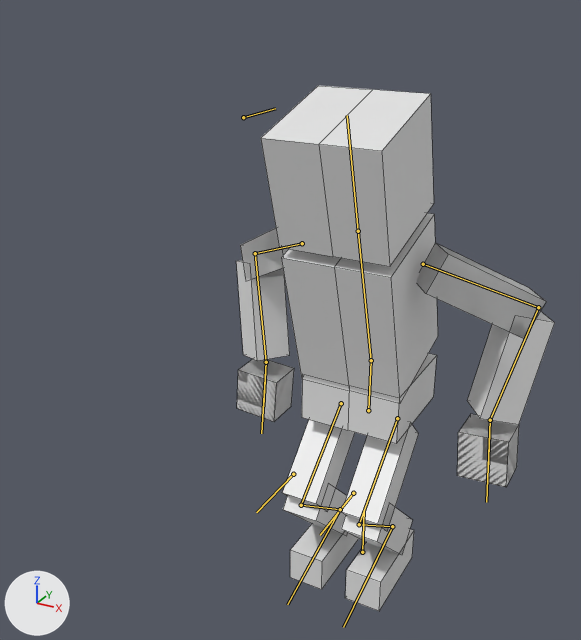
Before and after pictures for a commit that changed the Blender file Robot1.blend.
Before and after are seen from a 50 mm camera at (5.39, -13.05, 1.22) aimed at (-0.56, -2.23, -4.19). Every picture has the same lights, and +X, +Y and +Z are marked at lower left. Both versions are drawn at frame 5 of the action 'Jump'; the numbers are the values there. The bones that bend it are drawn over the model as lines. Mesh edges are drawn as thin lines.
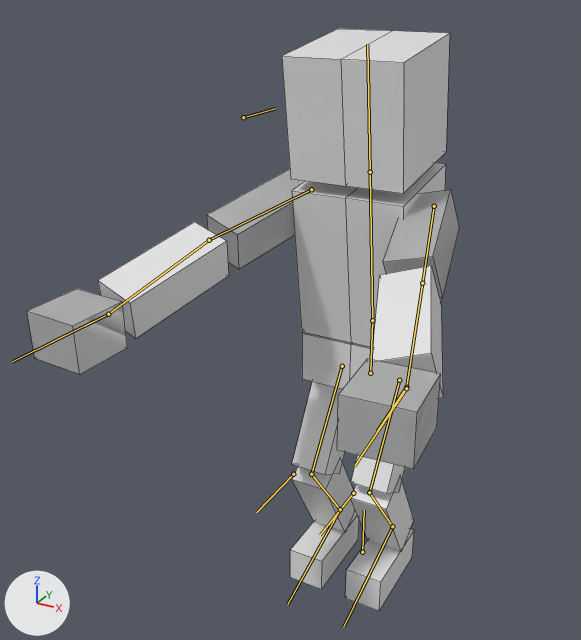
The change, as JSON lines over the scene's bpy script:
```json
{"block": "bone_hip", "where": "bone_hip = bpy.data.objects['アーマチュア'].pose.bones['Hip']  # child of 'Root'"}
{"op": "set", "path": "bone_hip.location", "old": "(0.0, -1.7, 0.0)", "new": "(0.0, -0.85, 0.0)"}
{"block": "bone_spine", "where": "bone_spine = bpy.data.objects['アーマチュア'].pose.bones['Spine']  # child of 'Hip'"}
{"op": "set", "path": "bone_spine.rotation_quaternion", "old": "(0.99, 0.141, 0.0, 0.0)", "new": "(0.995, 0.07, 0.0, 0.0)", "note": "degrees (16, 0, 0) -> degrees (8, 0, 0)"}
{"block": "bone_handik_l", "where": "bone_handik_l = bpy.data.objects['アーマチュア'].pose.bones['HandIK.L']  # child of 'Root'"}
{"op": "set", "path": "bone_handik_l.location", "old": "(4.85, -3.32, 0.0)", "new": "(1.97, -3.32, 4.65)"}
{"op": "set", "path": "bone_handik_l.rotation_quaternion", "old": "(0.729, 0.0, 0.0, -0.684)", "new": "(0.523, 0.477, -0.508, -0.491)", "note": "degrees (0, 0, -86) -> degrees (88, -4, -90)"}
{"block": "bone_handik_r", "where": "bone_handik_r = bpy.data.objects['アーマチュア'].pose.bones['HandIK.R']  # child of 'Root'"}
{"op": "set", "path": "bone_handik_r.location", "old": "(-4.81, -3.35, 0.0)", "new": "(-1.97, -3.35, 4.61)"}
{"op": "set", "path": "bone_handik_r.rotation_quaternion", "old": "(0.732, 0.0, 0.0, 0.681)", "new": "(0.526, 0.474, 0.51, 0.488)", "note": "degrees (0, 0, 86) -> degrees (88, 4, 90)"}
```

What differs and where, as boxes [x1, y1, x2, y2] in the pictures (581 x 640 px):
```json
{"object": "Cube", "change": "posed", "before": [236, 85, 555, 611], "after": [27, 29, 459, 611], "on screen": "35% wider, 11% taller"}
{"bone": "Hip", "before": "(368, 410) to (371, 360)", "after": "(370, 373) to (372, 320)"}
{"bone": "Spine", "before": "(371, 360) to (358, 231)", "after": "(372, 320) to (370, 172)"}
{"bone": "HandIK.L", "before": "(490, 420) to (486, 502)", "after": "(406, 388) to (354, 466)"}
{"bone": "HandIK.R", "before": "(266, 362) to (261, 433)", "after": "(108, 314) to (12, 361)"}
```
